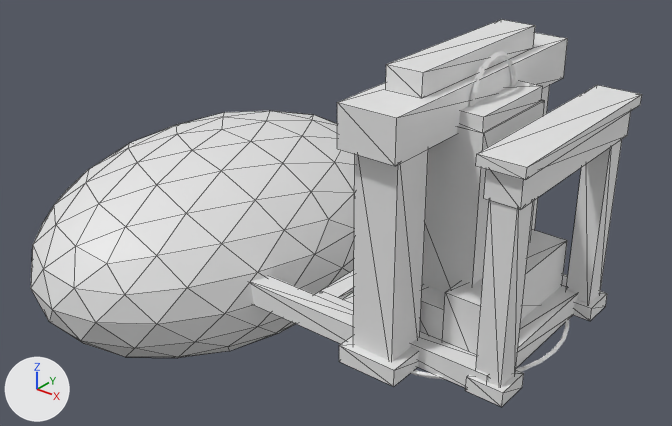
What one commit did to the glTF model assets/models/mazmorra.glb.
Before and after are seen from a 50 mm camera at (5.69, -9.63, 6.85) aimed at (-2.12, 0.14, 0.79). The lights are fixed; the arrows at lower left show +X, +Y and +Z. The first picture is the older version. Mesh edges are drawn as thin lines on the coarser meshes. Vertices at exactly the same position are counted once.

Names of what the first picture shows: 'd_bajada', 'd_entrada', 'd_entrada_monticulo', 'd_entrada_runa', 'd_muro', 'd_subida' and 1 more.
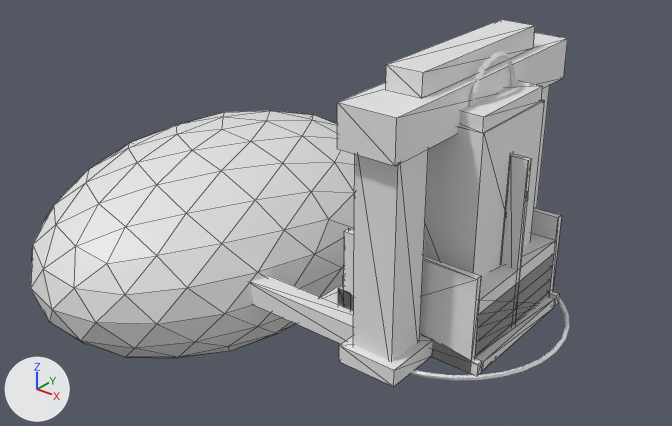
Patch to the scene script:
```diff
--- a/assets/models/mazmorra.glb.py
+++ b/assets/models/mazmorra.glb.py
@@ me_d_bajada @@
 # used by ob_d_bajada; location = (0.0, 0.0, 0.0)
-me_d_bajada.from_pydata(...)  # 36 vertices, 72 faces; spans x -1.4..1.4, y -1.4..1.4, z 0.0..0.3
+me_d_bajada.from_pydata(...)  # 50 vertices, 84 faces; spans x -1.1..1.1, y -1.1..1.1, z 0.0..0.45
+# me_d_bajada part 1: a new loose piece, a box spanning x 0.96..1.1, y -0.96..0.96, z 0.0..0.14
+# me_d_bajada part 2: 20 vertices removed from x -1.4..1.4, y -1.4..1.4, z 0.0..0.3; 16 vertices added at x -1.1..1.1, y -1.1..1.1, z 0.0..0.45
+# other edits to the shape of me_d_bajada do not show in these pictures
@@ me_d_subida @@
 # used by ob_d_subida; location = (0.0, 0.0, 0.0)
-me_d_subida.from_pydata(...)  # 74 vertices, 120 faces; spans x -1.08..1.7, y -1.5..1.5, z 0.0..3.09
+me_d_subida.from_pydata(...)  # 52 vertices, 96 faces; spans x -1.1..1.0, y -1.1..1.1, z 0.0..1.34
+# me_d_subida part 3: the loose piece of 26 vertices spanning x -1.08..1.12, y -1.1..1.1, z 0.0..1.0 is rebuilt with 44 vertices and now spans x -1.0..1.0, y -1.1..1.1, z 0.0..1.34
+# me_d_subida part 4: 6 loose pieces with 48 vertices, spanning x 1.1..1.7, y -1.5..1.5, z 0.0..3.09, are deleted
+# other edits to the shape of me_d_subida do not show in these pictures
```

Where the change shows, as pixel boxes [x1, y1, x2, y2] in the pictures (672 x 426 px; the box of a moved part takes in the faces that stretch with it):
'd_subida', reshaped
    before: [343, 85, 642, 407]
    after: [343, 207, 562, 373]
'd_bajada', reshaped
    before: [315, 270, 578, 388]
    after: [338, 285, 559, 375]
part 1 of me_d_bajada, added
    after: [477, 296, 555, 370]
part 2 of me_d_bajada, moved or reshaped
    before: [315, 270, 578, 388]
    after: [338, 285, 559, 375]
part 3 of me_d_subida, rebuilt (31% taller)
    before: [343, 229, 567, 355]
    after: [344, 207, 562, 373]
part 4 of me_d_subida, deleted
    before: [465, 85, 642, 407]
'd_puerta_hoja', unchanged, uncovered by the edit
    after: [501, 154, 532, 270]
